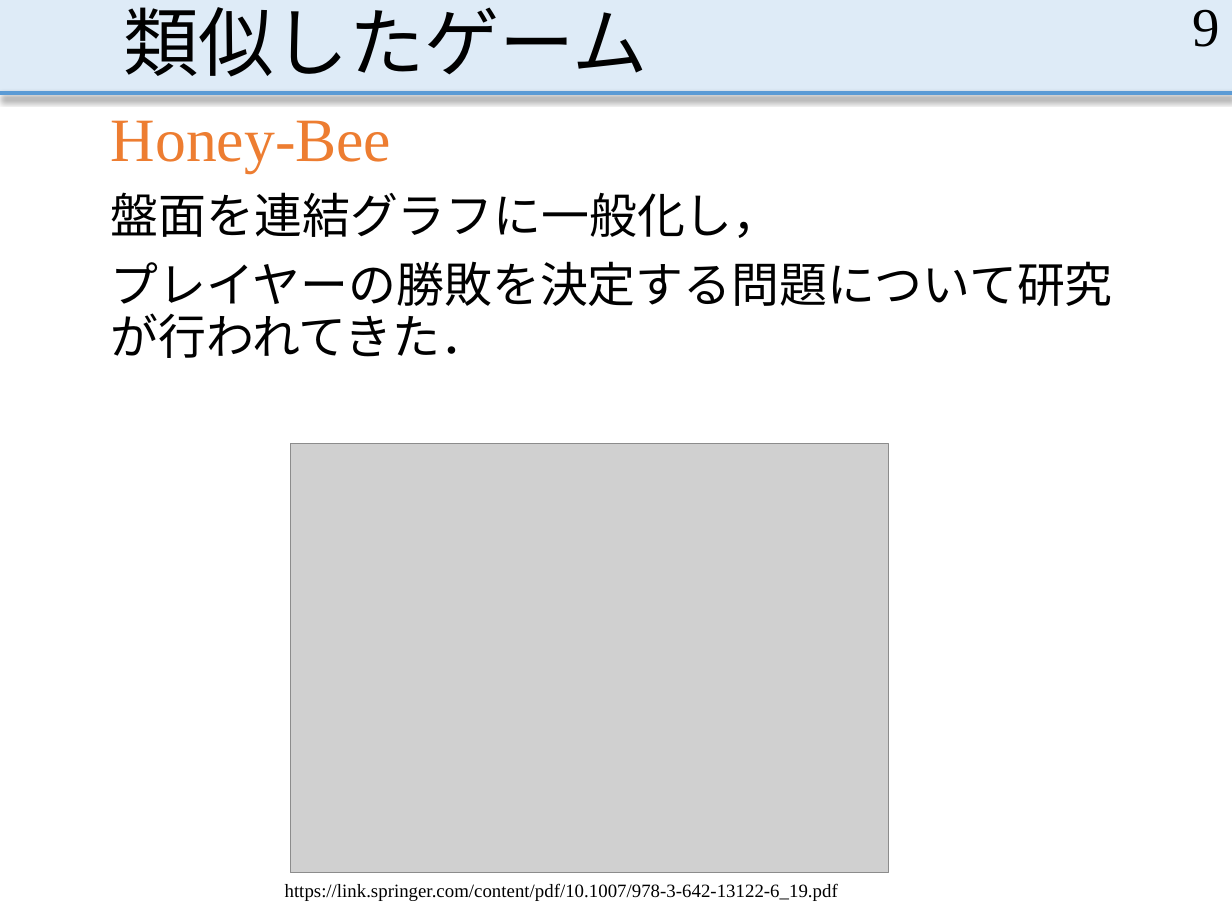
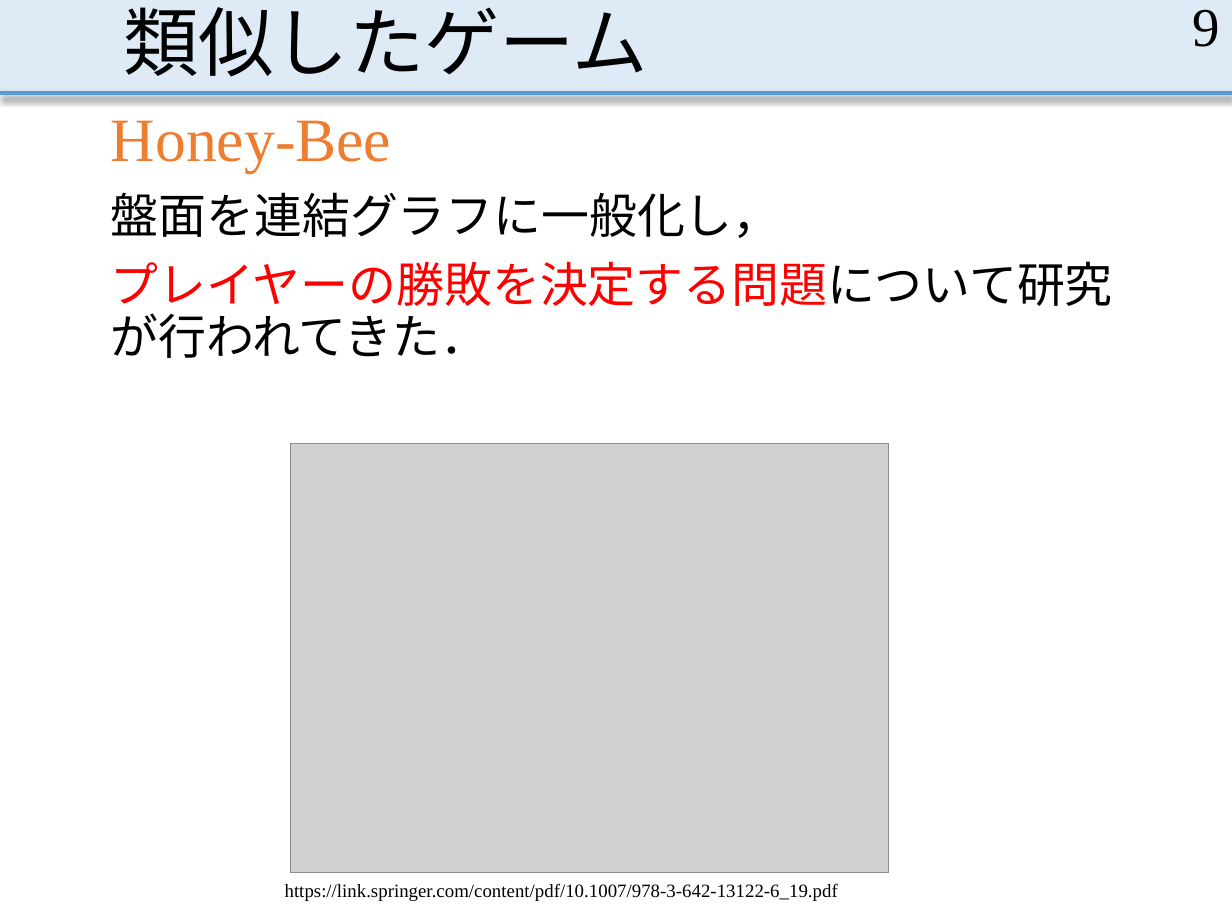
Before and after one commit to MasayaOda/SR, a slide deck: slide 9 of 中間発表1210.pptx. Drawn at 1232x924 pixels with LibreOffice and Linux fonts; fonts in the diff are those of the drawing; grey boxes stand for pictures. Boxes give left, top, right and bottom in pixels: in the first picture for what was removed or moved away, otherwise in the second. Text is boxed around its words. In the diff, an @@ line names an element or a change of style, - is before the commit and + after.

```diff
--- a/中間発表1210.pptx
+++ b/中間発表1210.pptx
@@ text at (x1=111, y1=261, x2=1113, y2=358): text colour #000000 to #FF0000 in "プレイヤーの勝敗を決定する問題について研究が行われてきた．" @@
```
Also in this commit, not shown: 7 other slides changed, 3 slides added.
